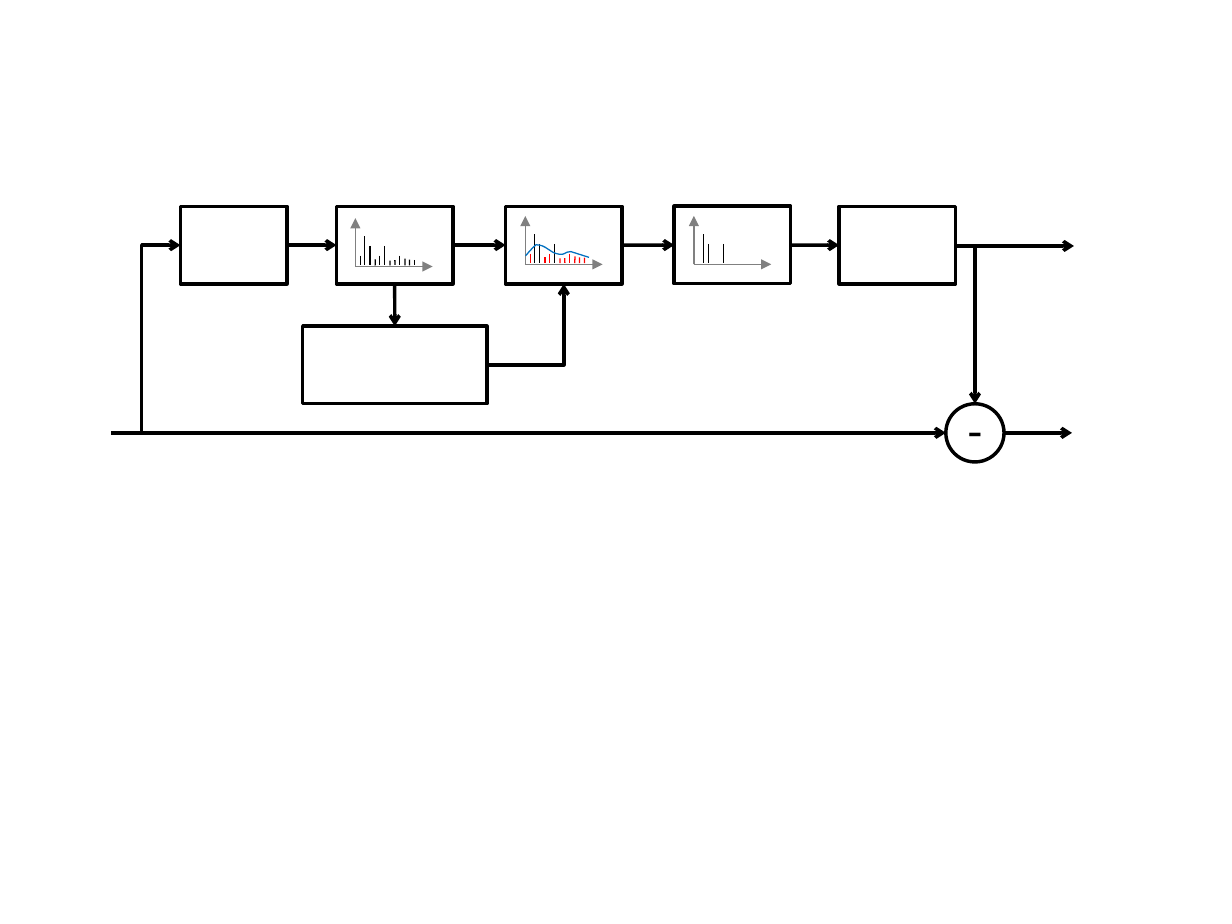
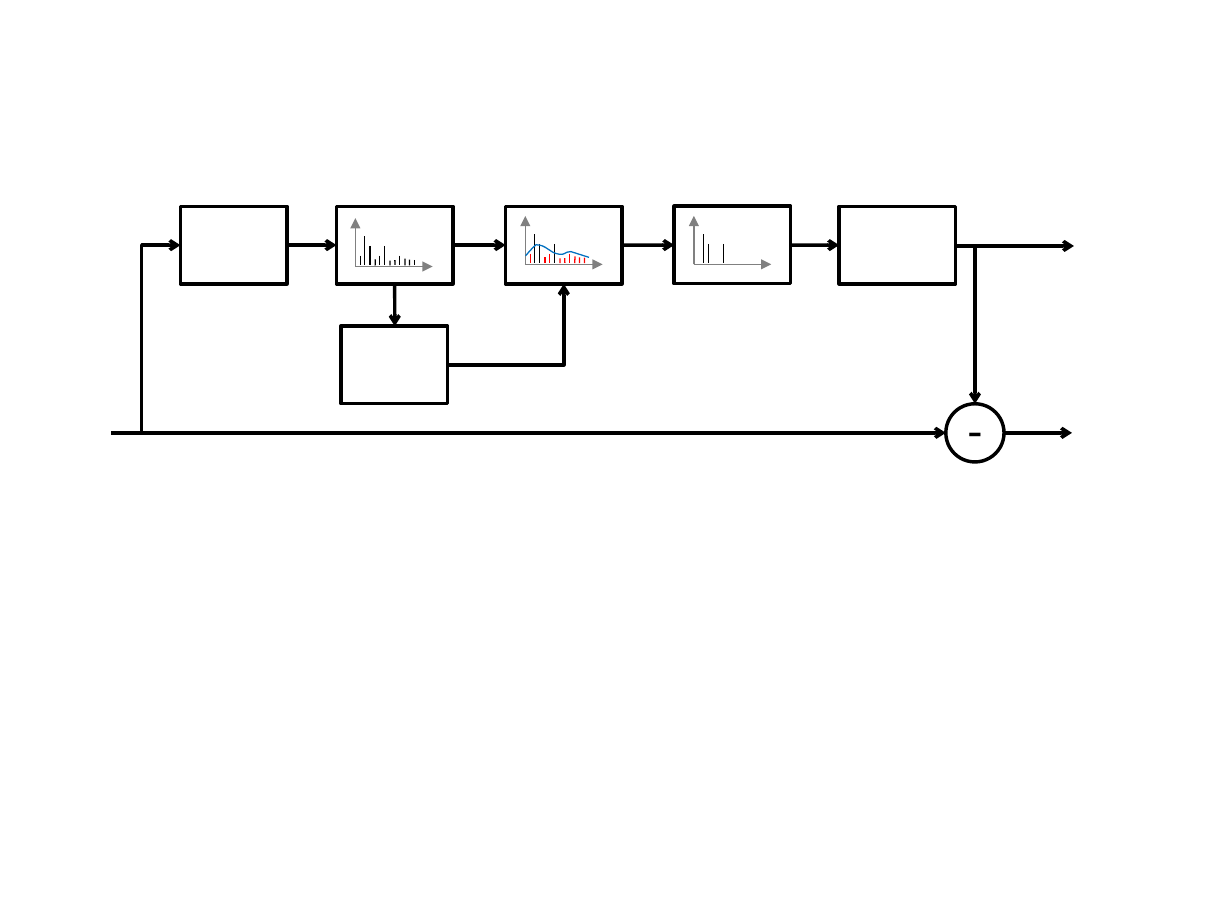
Before and after one commit to Jensenzo/Thesis, a slide deck: slide 1 of Chapter5_TransNoiseDet/Chapter5Figs/Separation.pptx. Drawn at 1232x924 pixels with LibreOffice and Linux fonts; fonts in the diff are those of the drawing. Boxes give left, top, right and bottom in pixels: in the first picture for what was removed or moved away, otherwise in the second. Text is boxed around its words. In the diff, an @@ line names an element or a change of style, - is before the commit and + after.

```diff
--- a/Chapter5_TransNoiseDet/Chapter5Figs/Separation.pptx
+++ b/Chapter5_TransNoiseDet/Chapter5Figs/Separation.pptx
@@ elbow arrow moved from (564, 283) - (487, 365) to (564, 283) - (447, 365) @@
@@ rectangle: place and size @@
-rectangle at [303,326,488,404]
+rectangle at [341,326,448,404]
```
Also in this commit, not shown: 5 other files.
